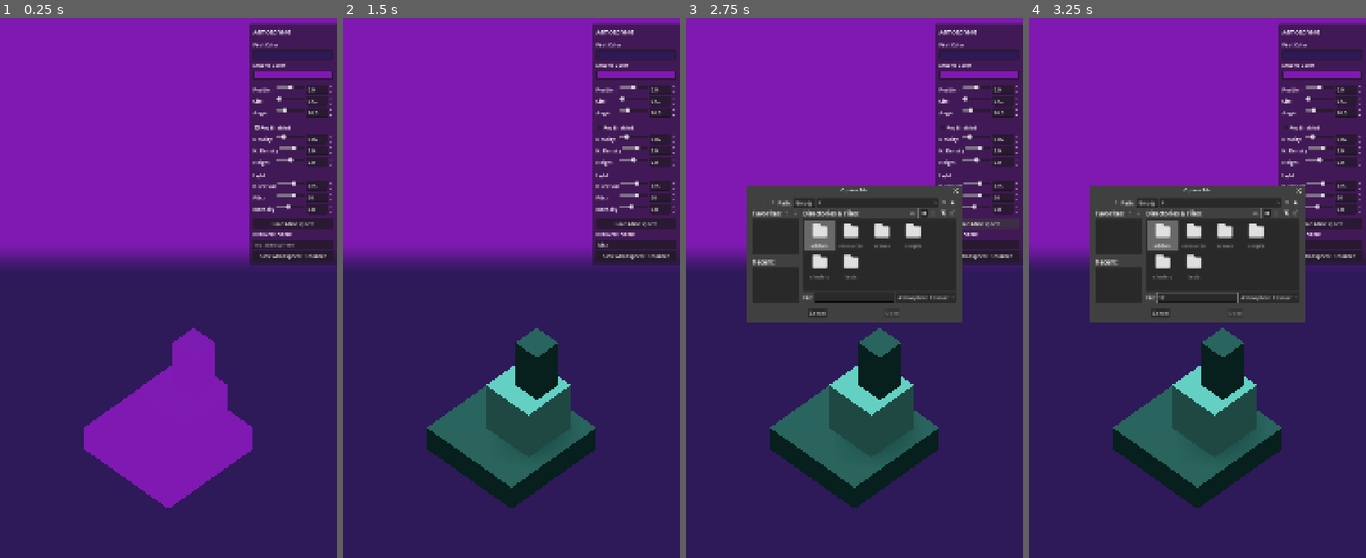
Above: before the commit, frames 1-4 (left to right).
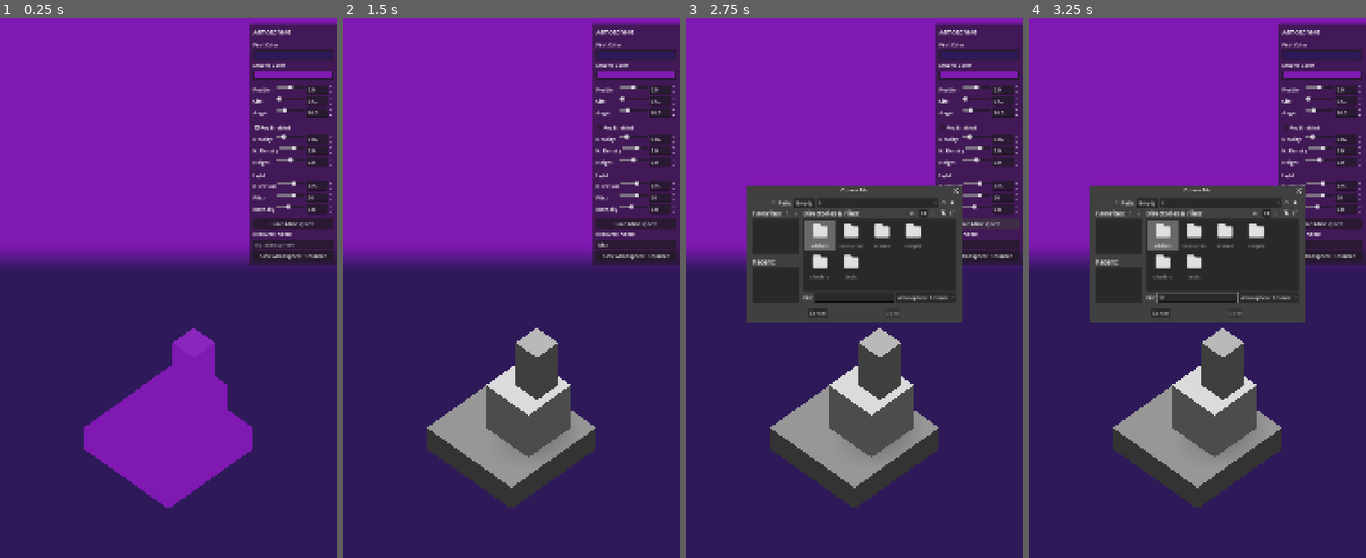
Above: after the commit, the same moments.

Repository: AlbertoHdezCerezo/learn-how-to-minigolf
Game: Godot game, scene res://scenes/level_editor_tools/atmosphere_generator/atmosphere_generator.tscn
The game is run twice, just before and just after one commit, with the same random seed, the same clock (stepped at 60 frames per second) and the same inputs. The project has no main scene, so this scene is started directly.
Inputs (mouse positions are in pixels of both pictures, inside the frame that each line leads up to):
- Up to frame 1 (0.25 s): no input
- Up to frame 2 (1.5 s): click (636, 244) at 0.52 s; type "Alex" at 0.6 s; click "Fog Enabled" at 1.25 s
- Up to frame 3 (2.75 s): click "Load Atmosphere" at 2 s
- Up to frame 4 (3.25 s): click (1197, 298) at 2.77 s; type "12" at 2.85 s

The runs differ from the first frame. In frame 2, 8.9% of the frame differs, in the area x 24-75%, y 57-91%; in frame 3, 9.0%, in the area x 20-80%, y 34-91%; in frame 4, 9.0%.

Commit message:
style: Use neutral gray platform colors for better fog and light testing (#13)
Co-Authored-By: Claude Opus 4.6 (1M context) <noreply@anthropic.com>

Diff:
--- a/scenes/level_editor_tools/atmosphere_generator/atmosphere_generator.tscn
+++ b/scenes/level_editor_tools/atmosphere_generator/atmosphere_generator.tscn
@@ -9,19 +9,19 @@
 size = Vector3(2, 0.5, 2)
 
 [sub_resource type="StandardMaterial3D" id="StandardMaterial3D_1"]
-albedo_color = Color(0.12, 0.3, 0.28, 1)
+albedo_color = Color(0.45, 0.45, 0.45, 1)
 
 [sub_resource type="BoxMesh" id="BoxMesh_2"]
 size = Vector3(1, 1, 1)
 
 [sub_resource type="StandardMaterial3D" id="StandardMaterial3D_2"]
-albedo_color = Color(0.3, 0.62, 0.58, 1)
+albedo_color = Color(0.65, 0.65, 0.65, 1)
 
 [sub_resource type="BoxMesh" id="BoxMesh_3"]
 size = Vector3(0.5, 1, 0.5)
 
 [sub_resource type="StandardMaterial3D" id="StandardMaterial3D_3"]
-albedo_color = Color(0.12, 0.3, 0.28, 1)
+albedo_color = Color(0.55, 0.55, 0.55, 1)
 
 [node name="AtmosphereGenerator" type="Node3D"]
 script = ExtResource("1_script")
